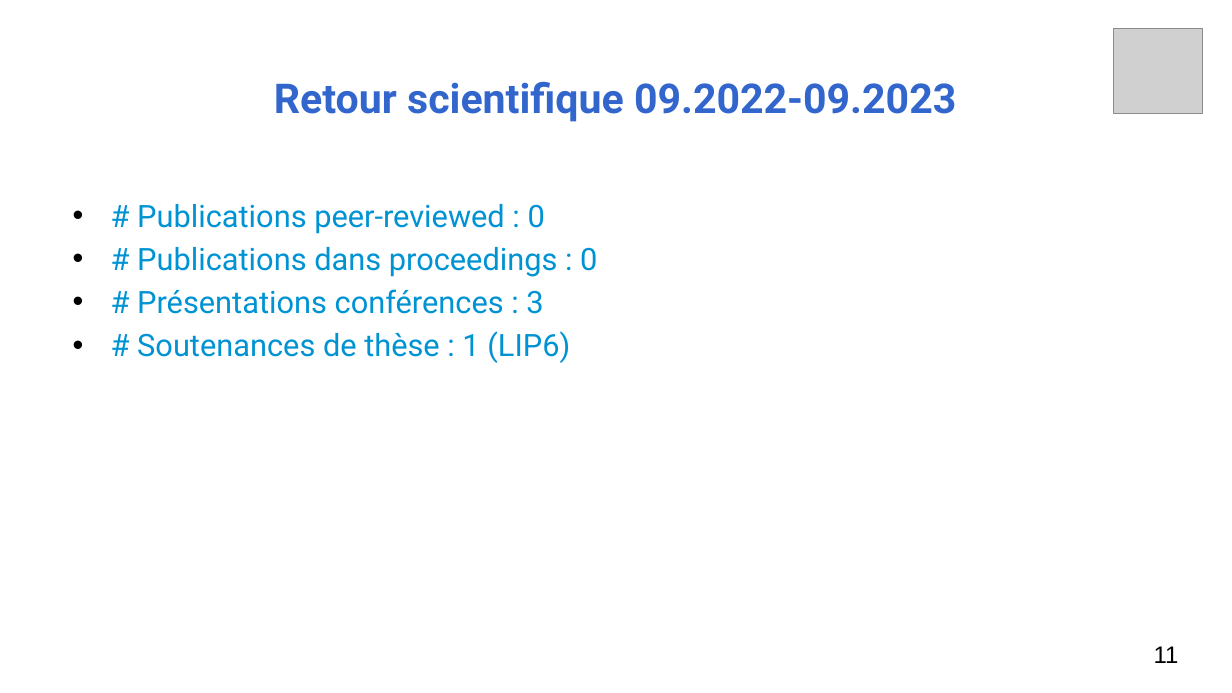
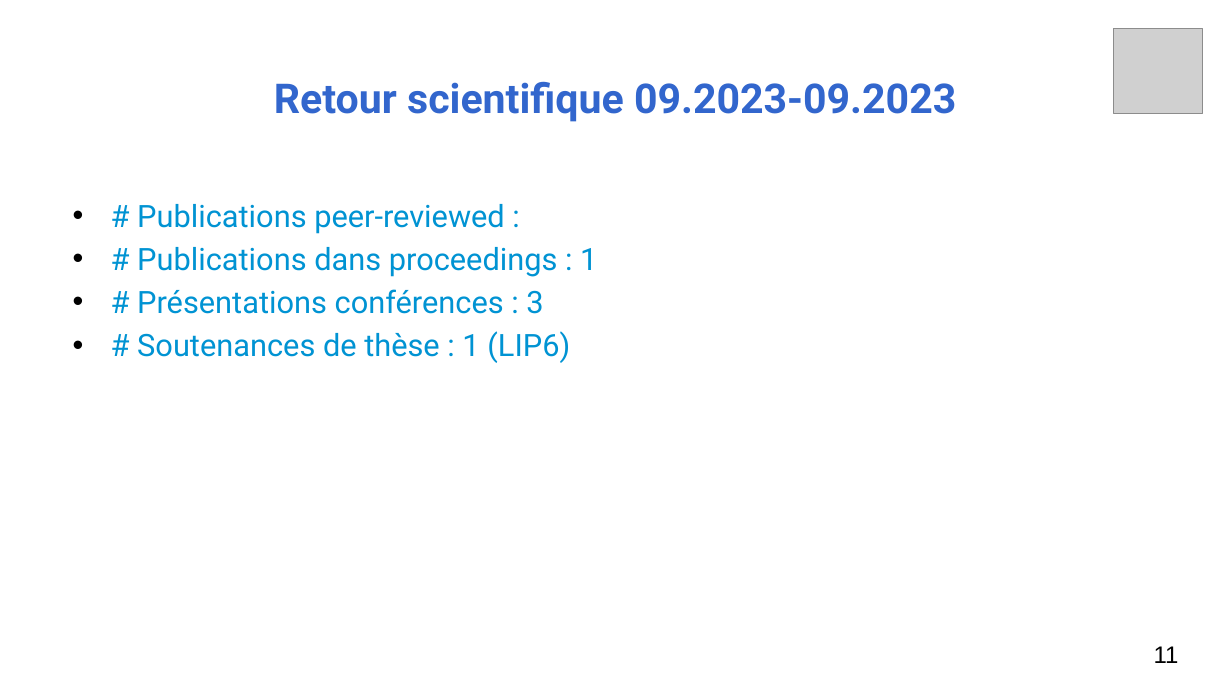
Before and after one commit to fjammes/misc, a slide deck: slide 11 of decalog/decalog-entretien-2024.odp. Drawn at 1232x693 pixels with LibreOffice and Linux fonts; fonts in the diff are those of the drawing; grey boxes stand for pictures. Boxes give left, top, right and bottom in pixels: in the first picture for what was removed or moved away, otherwise in the second. Text is boxed around its words. In the diff, an @@ line names an element or a change of style, - is before the commit and + after.

```diff
--- a/decalog/decalog-entretien-2024.odp
+++ b/decalog/decalog-entretien-2024.odp
@@ text at [274,81,956,122]: text changed @@
-Retour scientifique 09.2022-09.2023
+Retour scientifique 09.2023-09.2023
@@ text at [137,204,597,277]: text changed @@
-• # Publications peer-reviewed : 0
-• # Publications dans proceedings : 0
+• # Publications peer-reviewed :
+• # Publications dans proceedings : 1
```
Also in this commit, not shown: 14 other slides changed, 3 other files.
